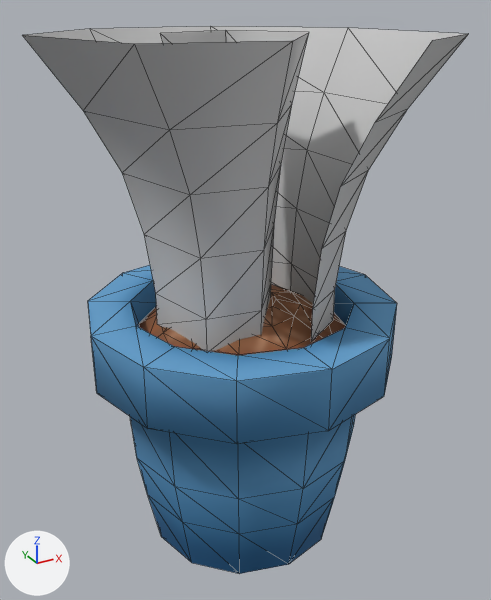
The FBX model Assets/graphicResourecs/0713/catgrass.FBX as it was, and as the next commit left it.
Camera for both pictures: a camera (50 mm lens) standing at (-0.865, -1.594, 1.562) and looking at (0.003, -0.016, 0.773). Every picture has the same lights, and +X, +Y and +Z are marked at lower left. Mesh edges are drawn as thin lines. Where no turn or scale is listed for an object, it has been applied to the vertices.
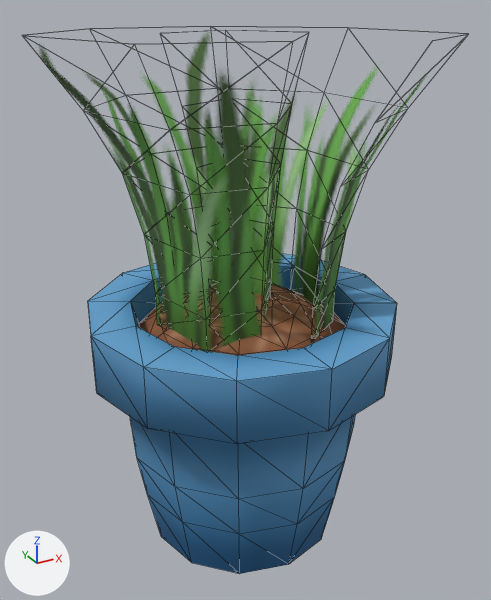
Location of each change, (x1, y1, x2, y2) in pixels of the pictures (491 x 600 px):
'Cylinder001', reshaped: before (23, 26, 468, 574); after (41, 38, 425, 574)
part 1 of me_mesh, added (green): after (43, 61, 425, 351)
part 2 of me_mesh, recoloured (grey to green): before (23, 26, 468, 352); after (41, 38, 421, 347)

The change in detail:
Material '15 - Default' (mat_15___default) is new.
Its texture is img_catgrass_psd (with its transparency).
Its roughness is 0.859.
me_mesh is used by ob_cylinder001; location (0.0, 0.0, 0.0).
me_mesh had 198 vertices, 360 faces and spanned x -0.503..0.45, y -0.494..0.472, z 0.011..1.49.
me_mesh no longer uses material mat_01___default (picture img_catgrass_psd).
me_mesh now has 264 vertices, 460 faces and spans x -0.503..0.45, y -0.494..0.472, z 0.011..1.49.
me_mesh part 1: the loose piece of 66 vertices spanning x -0.503..0.444, y -0.494..0.472, z 0.72..1.49 is copied, and the copy is moved by (0.0, 0.0, -0.001), in mat_15___default (picture img_catgrass_psd); it spans x -0.503..0.444, y -0.494..0.472, z 0.719..1.489.
me_mesh part 2: 100 faces spanning x -0.503..0.444, y -0.494..0.472, z 0.72..1.49 switch from mat_08___default (light grey #cacaca) to mat_15___default (picture img_catgrass_psd).
